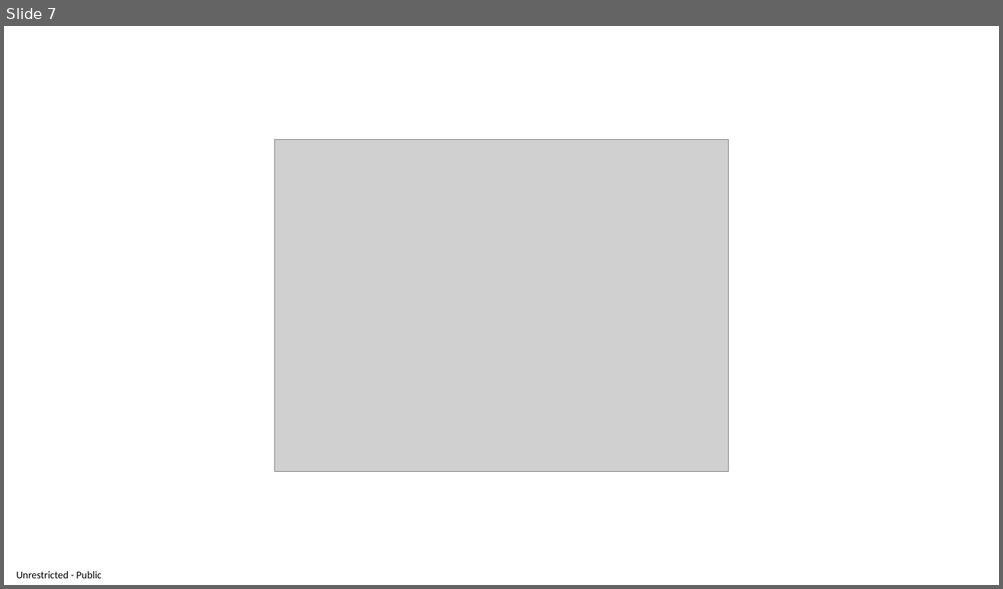
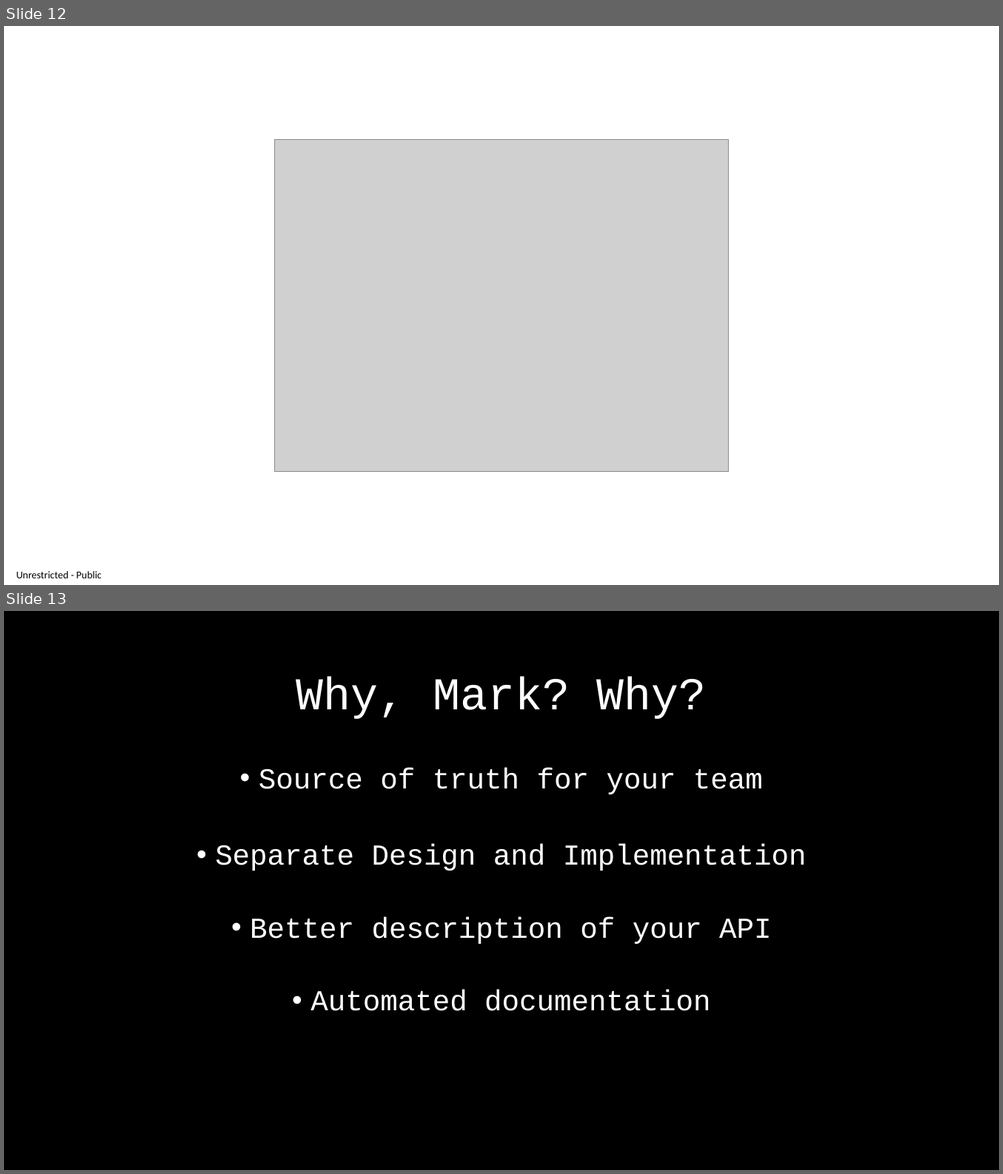
Before and after one commit to RendleLabs/LDNUG2022, a slide deck: OpenAPI.pptx. Shown one above the other, each under a label of ours: slide 7 before the commit, slides 12 and 13 after it. The pictures are 1003x589 and 1003x1174 pixels, drawn with LibreOffice and Linux fonts; fonts in the diff are those of the drawing; grey boxes stand for pictures. Boxes give left, top, right and bottom in pixels: in the first picture for what was removed or moved away, otherwise in the second. Text is boxed around its words. In the diff, an @@ line names an element or a change of style, - is before the commit and + after.

```diff
--- a/OpenAPI.pptx
+++ b/OpenAPI.pptx
@@ slide 13 added at <box>4,611,999,1170</box>, background #000000 @@
@@ title added at <box>296,677,706,719</box>, 44 pt, text #FFFFFF @@
+Why, Mark? Why?
@@ text added at <box>215,768,806,1011</box>, 28 pt, text #FFFFFF @@
+• Source of truth for your team
+• Separate Design and Implementation
+• Better description of your API
+• Automated documentation
@@ what was slide 7 is now slide 12 @@
```
Also in this commit, not shown: 4 slides changed, 13 other slides added, 1 slide removed, 4 other files.
